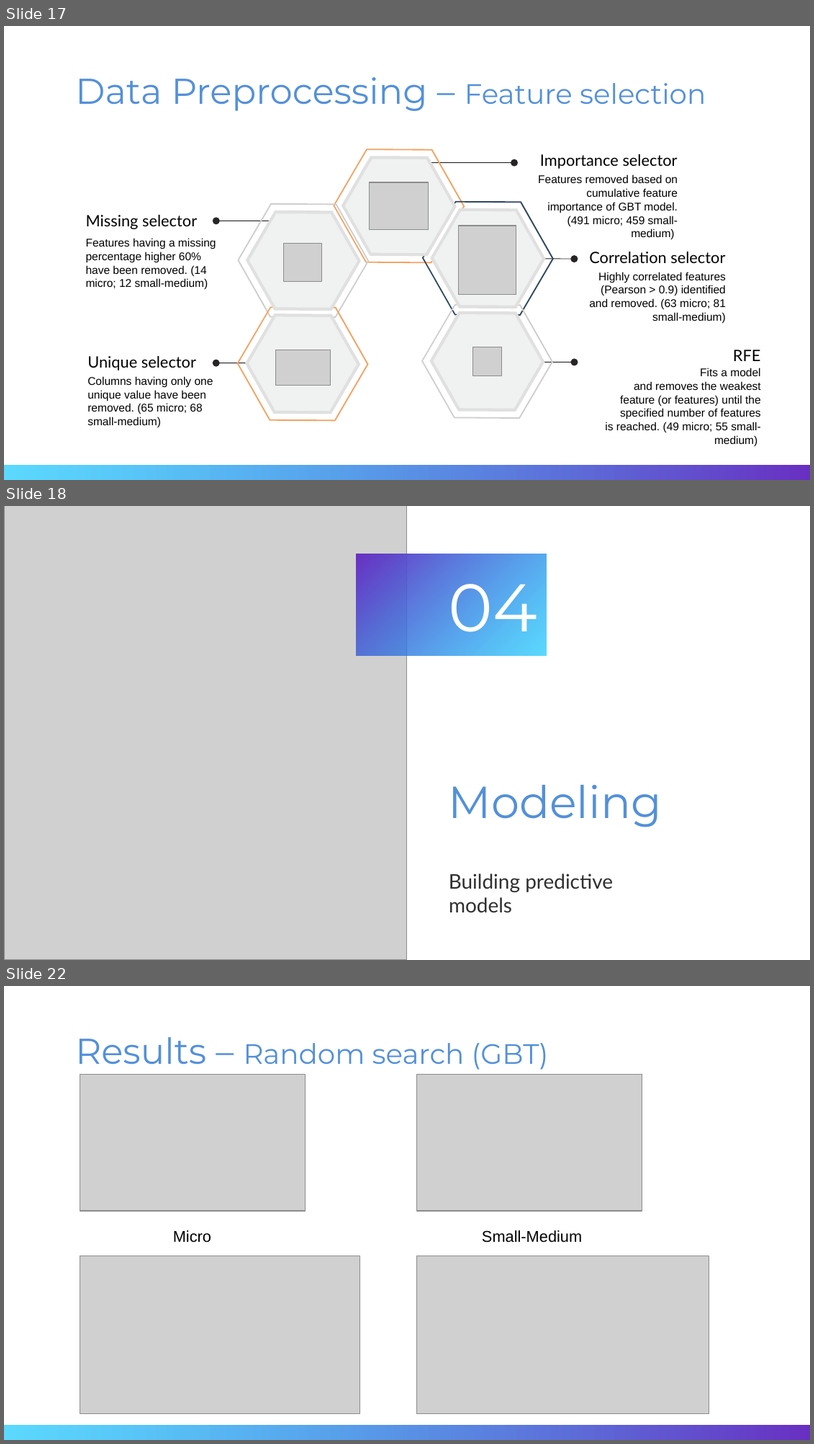
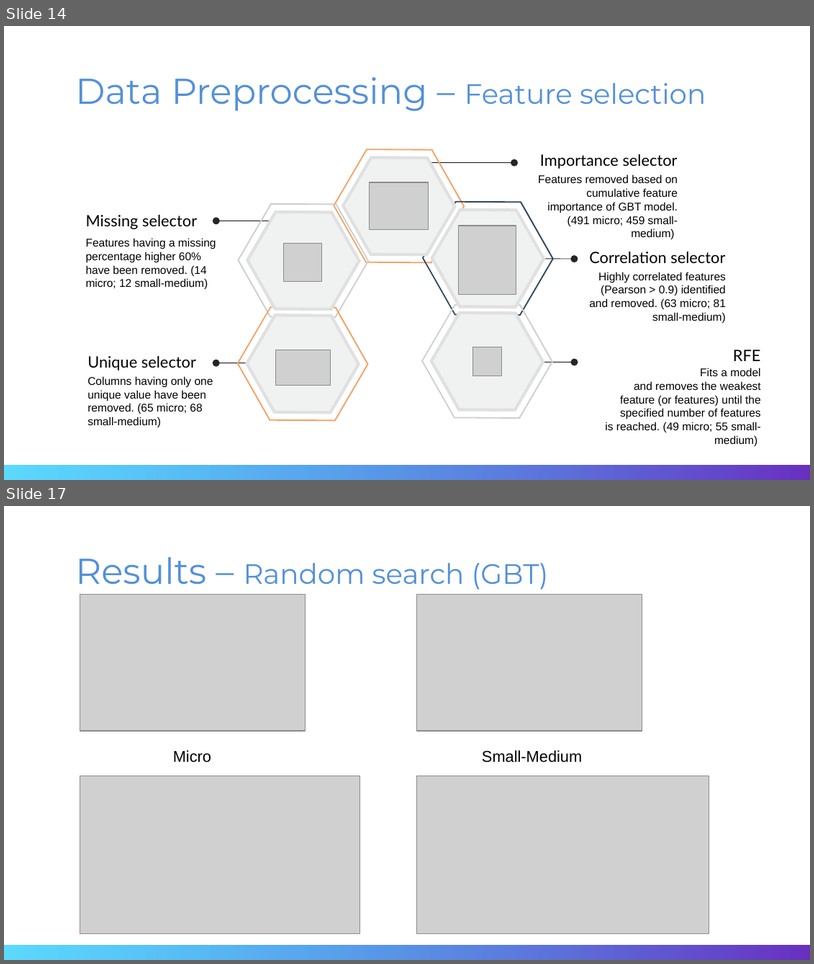
Before and after one commit to ViDurand/ChurnPrediction_EnergyCompany, a slide deck: Writing/Slides/Slides_Durand_Azimedem.pptx. Shown one above the other, each under a label of ours: slides 17, 18 and 22 before the commit, slides 14 and 17 after it; the slides between them are not shown. The pictures are 814x1444 and 814x964 pixels, drawn with LibreOffice and Linux fonts; fonts in the diff are those of the drawing; grey boxes stand for pictures. Boxes give left, top, right and bottom in pixels: in the first picture for what was removed or moved away, otherwise in the second. Text is boxed around its words. In the diff, an @@ line names an element or a change of style, - is before the commit and + after.

```diff
--- a/Writing/Slides/Slides_Durand_Azimedem.pptx
+++ b/Writing/Slides/Slides_Durand_Azimedem.pptx
@@ slide 18 removed at bbox=[4, 506, 810, 960], background #FFFFFF @@
@@ picture removed at bbox=[4, 506, 406, 959] @@
@@ rectangle removed at bbox=[356, 554, 547, 655] @@
@@ title removed at bbox=[449, 566, 538, 632] @@
-04
@@ title removed at bbox=[449, 785, 662, 827] @@
-Modeling
@@ subtitle removed at bbox=[449, 873, 613, 913] @@
-Building predictive models
@@ what was slide 17 is now slide 14 @@
@@ what was slide 22 is now slide 17 @@
```
Also in this commit, not shown: 2 slides changed, 4 other slides removed, 17 other files.
